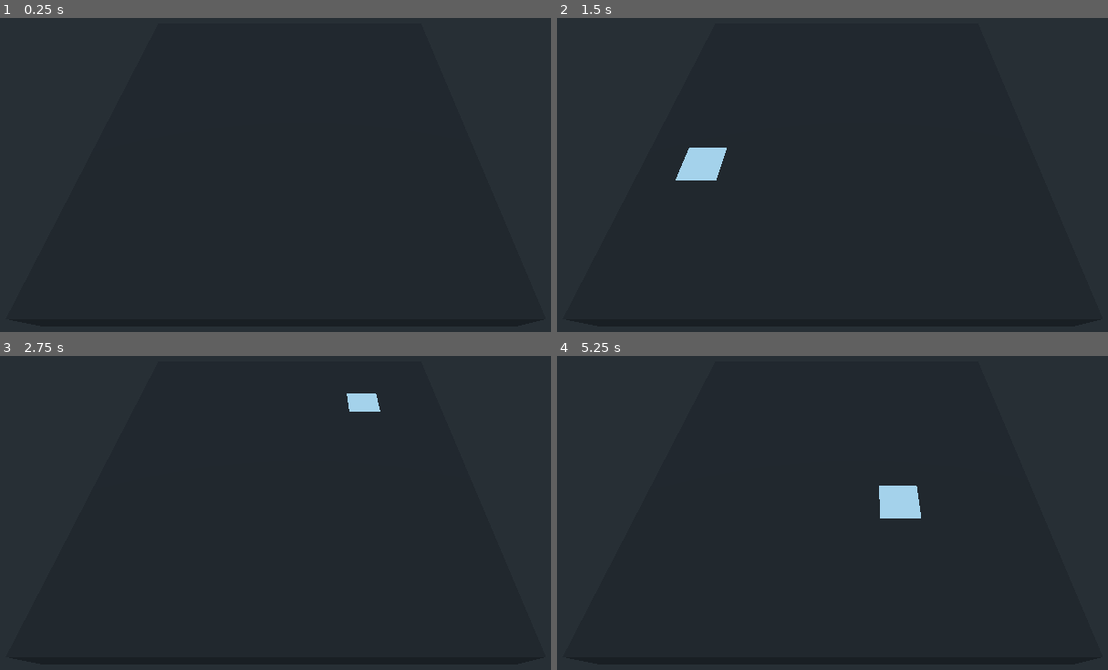
Above: before the commit, frames 1-4 (two rows, left to right).
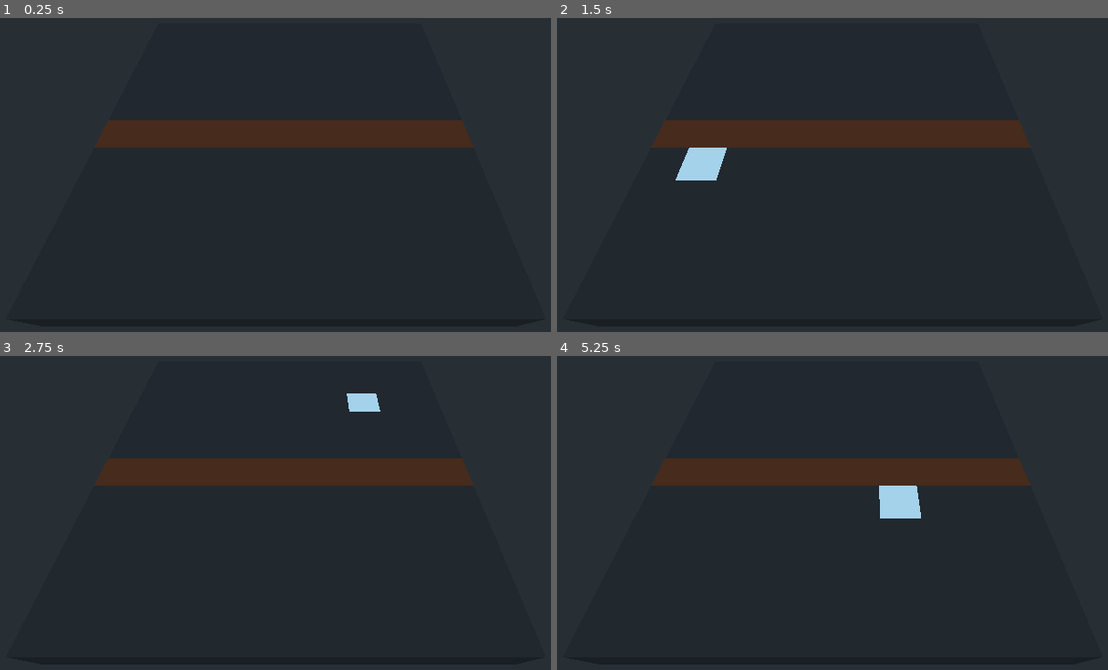
Above: after the commit, the same moments.

Repository: doctor-g/LD51
Game: Godot game, scene res://World.tscn
Two runs of this game, one before a commit and one after it. Both use one fixed random seed, a clock stepped at 60 frames per second and the inputs below.
Inputs (mouse positions are in pixels of both pictures, inside the frame that each line leads up to):
- Up to frame 1 (0.25 s): no input
- Up to frame 2 (1.5 s): tap Enter at 0.5 s; move the mouse to (1019, 131) at 0.52 s; tap Space at 1.25 s; move the mouse to (711, 175) at 1.27 s
- Up to frame 3 (2.75 s): tap Enter at 2 s; move the mouse to (374, 396) at 2.02 s
- Up to frame 4 (5.25 s): tap Space at 2.75, 4.25 s; move the mouse to (821, 575) at 2.77 s; tap Enter at 3.5 s; move the mouse to (1080, 553) at 3.52 s; move the mouse to (639, 428) at 4.27 s; move the mouse to (898, 491) at 5.02 s

The runs differ from the first frame. In frame 1, 5.8% of the frame differs, in the area x 17-86%, y 32-42%; in frame 2, 5.8%; in frame 3, 5.8%; in frame 4, 5.8%.

Commit message:
Add an unselectable path in the level

Diff:
--- a/project/Level/Level.gd
+++ b/project/Level/Level.gd
@@ -21,3 +21,5 @@
 			var box : Spatial = _Tile.instance()
 			add_child(box)
 			box.translation = Vector3(lerp(min_x, max_x, float(i)/width), 0, lerp(min_z, max_z, float(j)/height))
+			if j == 5:
+				box.selectable = false
--- a/project/Level/Tile.gd
+++ b/project/Level/Tile.gd
@@ -1,17 +1,21 @@
 extends Spatial
 
+export var selectable := true
 export(Material) var default_material : Material
 export(Material) var hover_material : Material
+export(Material) var unselectable_material : Material
 
 onready var _box := $CSGBox
 
 func _ready():
-	_box.material = default_material
+	_box.material = default_material if selectable else unselectable_material
 
 
 func _on_StaticBody_mouse_entered():
-	_box.material = hover_material
+	if selectable:
+		_box.material = hover_material
 
 
 func _on_StaticBody_mouse_exited():
-	_box.material = default_material
+	if selectable:
+		_box.material = default_material
--- a/project/Level/Tile.tscn
+++ b/project/Level/Tile.tscn
@@ -7,6 +7,9 @@
 
 [sub_resource type="SpatialMaterial" id=3]
 
+[sub_resource type="SpatialMaterial" id=4]
+albedo_color = Color( 0.439216, 0.188235, 0.0627451, 1 )
+
 [sub_resource type="BoxShape" id=1]
 extents = Vector3( 0.5, 0.5, 0.5 )
 
@@ -14,6 +17,7 @@
 script = ExtResource( 1 )
 default_material = SubResource( 2 )
 hover_material = SubResource( 3 )
+unselectable_material = SubResource( 4 )
 
 [node name="StaticBody" type="StaticBody" parent="."]
 
Not shown: 1 places in project/Level/Tile.tscn that only renumber resources
